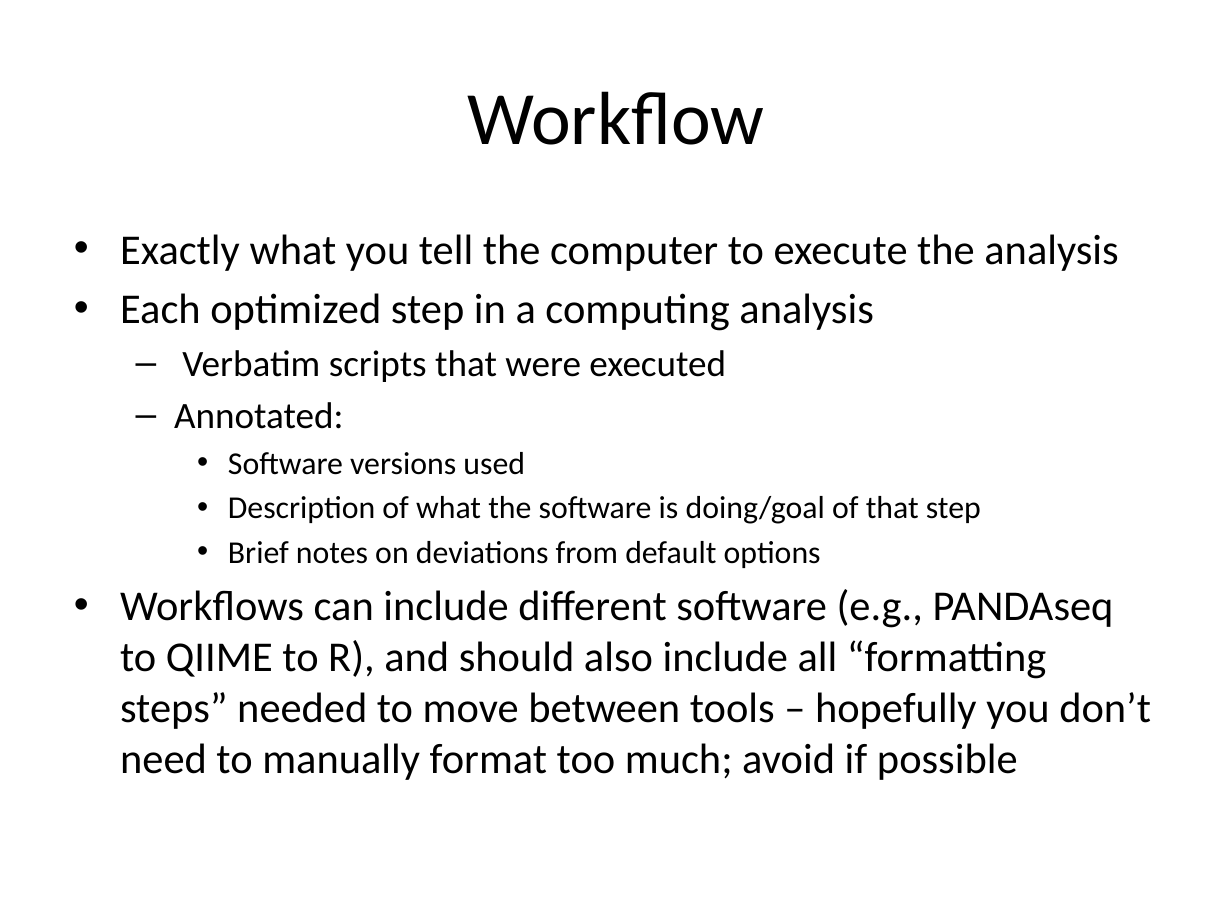
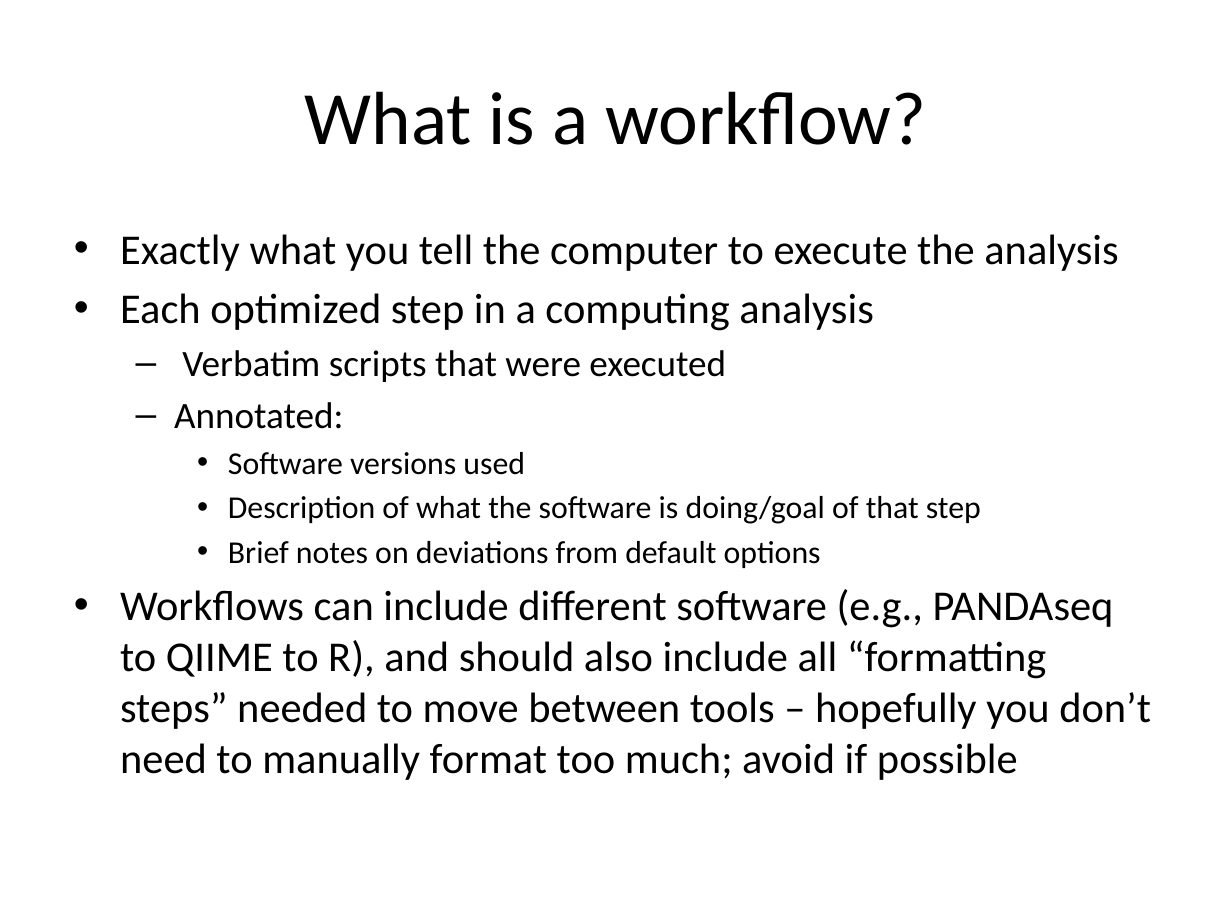
Before and after one commit to edamame-course/docs, a slide deck: slide 4 of extra/Presentations/2015-06-24_Ashley_ComputingWorkflowsForBiologists.pptx (slide 5 before the commit). Drawn at 1232x924 pixels with LibreOffice and Linux fonts; fonts in the diff are those of the drawing. Boxes give left, top, right and bottom in pixels: in the first picture for what was removed or moved away, otherwise in the second. Text is boxed around its words. In the diff, an @@ line names an element or a change of style, - is before the commit and + after.

```diff
--- a/extra/Presentations/2015-06-24_Ashley_ComputingWorkflowsForBiologists.pptx
+++ b/extra/Presentations/2015-06-24_Ashley_ComputingWorkflowsForBiologists.pptx
@@ title at box(305, 91, 926, 145): text changed @@
-Workflow
+What is a workflow?
```
Also in this commit, not shown: 1 slide removed.
